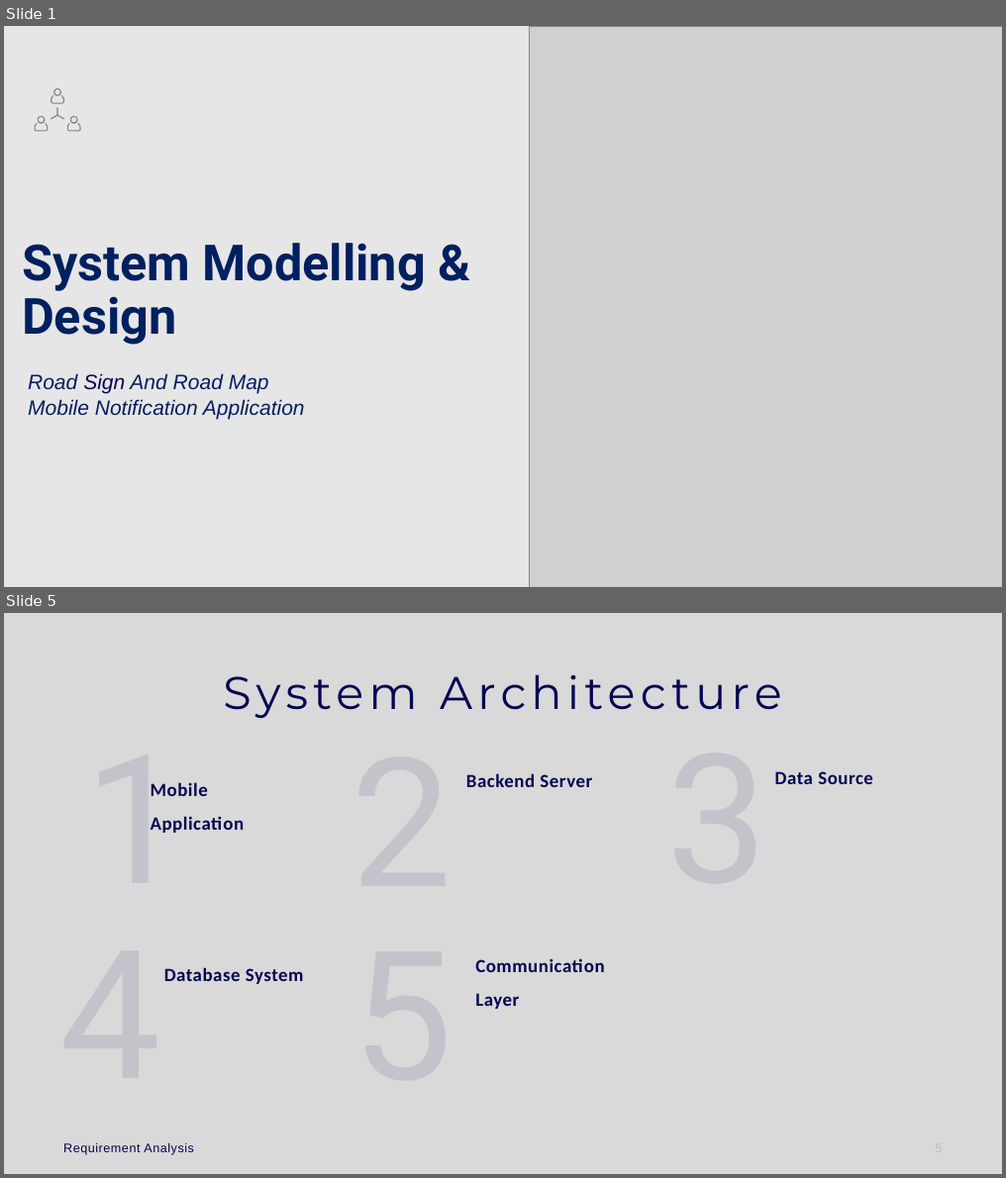
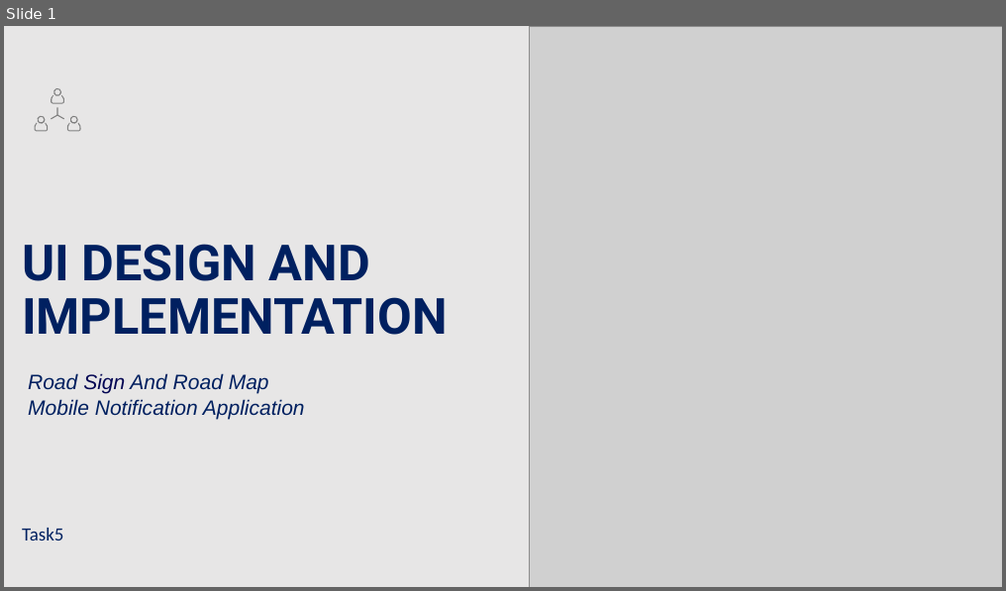
Before and after one commit to Thierry5610/CEF-440-Group-5, a slide deck: Task 4/Task 4.pptx. Shown one above the other, each under a label of ours: slides 1 and 5 before the commit, slide 1 after it; the slides between them are not shown. The pictures are 1006x1178 and 1006x591 pixels, drawn with LibreOffice and Linux fonts; fonts in the diff are those of the drawing; grey boxes stand for pictures. Boxes give left, top, right and bottom in pixels: in the first picture for what was removed or moved away, otherwise in the second. Text is boxed around its words. In the diff, an @@ line names an element or a change of style, - is before the commit and + after.

Commit message:
Updated Task 3, Task 4, and Task 5 presentations

```diff
--- a/Task 4/Task 4.pptx
+++ b/Task 4/Task 4.pptx
@@ slide 5 removed at (4, 613, 1002, 1174), background #D9D9D9 @@
@@ title removed at (56, 669, 950, 797) @@
-System Architecture
@@ text removed at (350, 698, 451, 935) @@
-2
@@ text removed at (666, 694, 767, 931) @@
-3
@@ text removed at (85, 782, 186, 833) @@
-1
@@ text removed at (151, 782, 245, 833) @@
-Mobile Application
@@ text removed at (466, 773, 592, 787) @@
-Backend Server
@@ text removed at (775, 771, 873, 784) @@
-Data Source
@@ text removed at (164, 967, 304, 984) @@
-Database System
@@ text removed at (475, 959, 604, 1009) @@
-Communication Layer
@@ text removed at (63, 1144, 194, 1156) @@
-Requirement Analysis
@@ slide 1 changed as well @@
@@ title at (22, 244, 447, 335): text changed @@
-System Modelling & Design
+UI DESIGN AND IMPLEMENTATION
@@ text added at (22, 528, 63, 541), 18 pt, text #002060 @@
+Task5
```
Also in this commit, not shown: 3 other slides changed, 13 slides added, 19 other slides removed, 4 other files.
